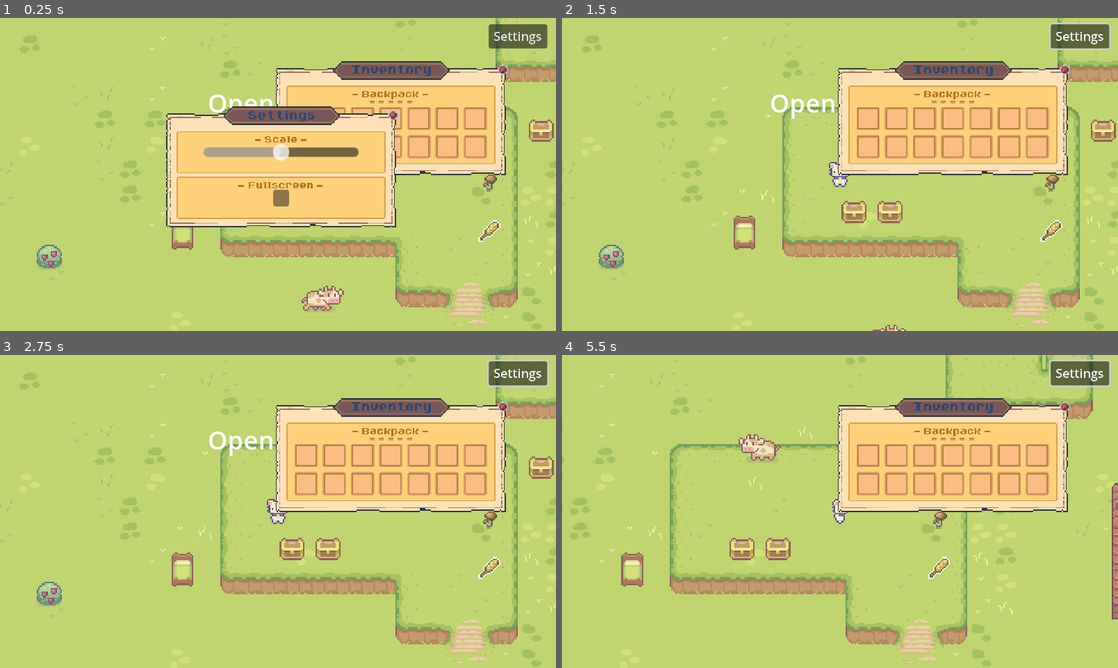
Above: before the commit, frames 1-4 (two rows, left to right).
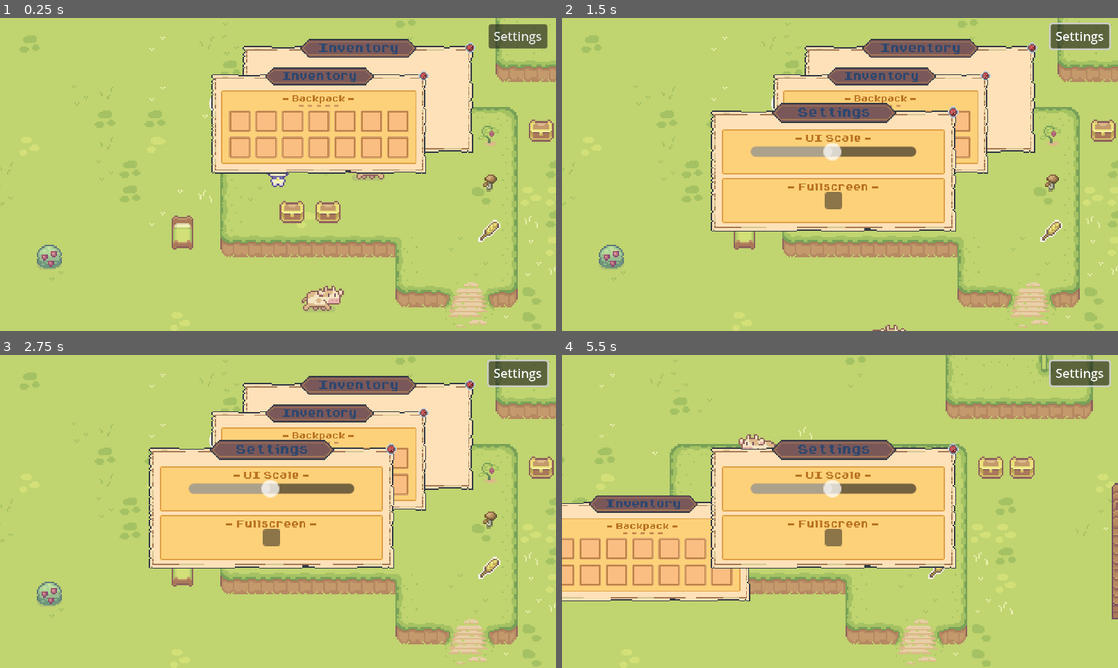
Above: after the commit, the same moments.

Repository: kawaiibats/tacobat
Game: Godot game, scene res://scenes/master.tscn
The game is run twice, just before and just after one commit, with the same random seed, the same clock (stepped at 60 frames per second) and the same inputs. Sound files missing from this copy of the repository are replaced by a short silence.
Inputs (mouse positions are in pixels of both pictures, inside the frame that each line leads up to):
- Up to frame 1 (0.25 s): no input
- Up to frame 2 (1.5 s): click "Settings" at 0.5 s; drag from (612, 255) to (840, 174) at 1.27 s
- Up to frame 3 (2.75 s): drag from (305, 455) to (294, 549) at 2.02 s
- Up to frame 4 (5.5 s): move the mouse to (895, 455) at 2.77 s; press the mouse at (895, 455) at 2.78 s; hold D (right) 2.78-3.5 s; tap F (interact) at 2.85 s; release the mouse at (895, 455) at 3.5 s; drag from (923, 455) to (840, 511) at 3.52 s; drag from (951, 455) to (739, 549) at 4.27 s; drag from (979, 455) to (739, 549) at 5.02 s

The runs differ from the first frame. In frame 1, 26% of the frame differs, in the area x 29-92%, y 6-67%; in frame 2, 28%; in frame 3, 28%; in frame 4, 36%, in the area x 0-92%, y 13-79%.

Commit message:
draggable ui windows wip 1/?
some windows can be dragged around. may introduce new issues

Diff:
--- a/components/inventory/inventory_container.gd
+++ b/components/inventory/inventory_container.gd
@@ -1,4 +1,4 @@
-extends NinePatchRect
+extends Draggable_Control
 
 var print_debug = false
 
--- a/components/inventory/inventory_container.tscn
+++ b/components/inventory/inventory_container.tscn
@@ -19,6 +19,7 @@
 offset_right = 259.0
 offset_bottom = 149.0
 size_flags_vertical = 4
+mouse_filter = 1
 texture = ExtResource("1_5vgfe")
 region_rect = Rect2(768, 64, 48, 48)
 patch_margin_left = 5
@@ -38,6 +39,7 @@
 offset_right = 49.5
 offset_bottom = 10.0
 grow_horizontal = 2
+mouse_filter = 1
 texture = ExtResource("1_5vgfe")
 region_rect = Rect2(80, 304, 32, 16)
 patch_margin_left = 7
@@ -80,6 +82,8 @@
 offset_top = 15.0
 offset_right = 187.0
 offset_bottom = 58.0
+mouse_filter = 0
 theme_override_constants/separation = 3
 
+[connection signal="gui_input" from="." to="." method="_on_gui_input"]
 [connection signal="pressed" from="close_button" to="." method="_on_close_button_pressed"]
--- a/components/inventory/inventory_player.gd
+++ b/components/inventory/inventory_player.gd
@@ -1,4 +1,4 @@
-extends Scale_Control
+extends Draggable_Control
 
 var print_debug = false
 
--- a/components/inventory/inventory_player.tscn
+++ b/components/inventory/inventory_player.tscn
@@ -8,6 +8,9 @@
 script = ExtResource("2_5261l")
 inventory_path = NodePath("inventory_container/inventory")
 
+[node name="inventory_container" parent="." index="2"]
+mouse_filter = 0
+
 [node name="inventory" parent="inventory_container" index="0" instance=ExtResource("3_bpnd6")]
 layout_mode = 2
 inventory_name = "Backpack"
--- a/components/inventory/items/item.gd
+++ b/components/inventory/items/item.gd
@@ -2,6 +2,7 @@
 
 @export var id : String
 @export var item_name : String
+
 
 func pick_item():
 	mouse_filter = Control.MOUSE_FILTER_IGNORE
--- a/scenes/master.tscn
+++ b/scenes/master.tscn
@@ -31,37 +31,66 @@
 anchor_bottom = 1.0
 grow_horizontal = 2
 grow_vertical = 2
+scale = Vector2(1, 0.998363)
 
-[node name="inventory_container" parent="ui/ui_container" instance=ExtResource("3_bsu4f")]
-visible = false
+[node name="windows" type="Control" parent="ui/ui_container"]
 layout_mode = 1
 anchors_preset = 8
 anchor_left = 0.5
 anchor_top = 0.5
 anchor_right = 0.5
 anchor_bottom = 0.5
-offset_left = -98.0
-offset_top = -45.5
-offset_right = 98.0
-offset_bottom = 45.5
+offset_left = -20.0
+offset_top = -20.0
+offset_right = 20.0
+offset_bottom = 20.0
 grow_horizontal = 2
 grow_vertical = 2
-scale = Vector2(0.75, 0.75)
 
-[node name="inventory_player" parent="ui/ui_container" instance=ExtResource("4_8d7eg")]
+[node name="settings" parent="ui/ui_container/windows" instance=ExtResource("7_vcl2h")]
+visible = false
+top_level = true
+layout_mode = 1
+anchors_preset = -1
+anchor_left = 0.486
+anchor_top = 0.488
+anchor_right = 0.486
+anchor_bottom = 0.488
+offset_left = -77.12
+offset_top = -38.9
+offset_right = 118.88
+offset_bottom = 58.1
+scale = Vector2(0.8, 0.8)
+
+[node name="inventory_container" parent="ui/ui_container/windows" instance=ExtResource("3_bsu4f")]
 layout_mode = 1
 anchors_preset = 8
 anchor_left = 0.5
 anchor_top = 0.5
 anchor_right = 0.5
 anchor_bottom = 0.5
-offset_left = -2.0
-offset_top = -68.0
-offset_right = 194.0
-offset_bottom = 23.0
+offset_left = -23.0
+offset_top = -82.4802
+offset_right = 173.0
+offset_bottom = 8.51978
 grow_horizontal = 2
 grow_vertical = 2
 scale = Vector2(0.75, 0.75)
+
+[node name="inventory_player" parent="ui/ui_container/windows" instance=ExtResource("4_8d7eg")]
+layout_mode = 1
+anchors_preset = 8
+anchor_left = 0.5
+anchor_top = 0.5
+anchor_right = 0.5
+anchor_bottom = 0.5
+offset_left = -43.0
+offset_top = -64.4507
+offset_right = 153.0
+offset_bottom = 26.5493
+grow_horizontal = 2
+grow_vertical = 2
+scale = Vector2(0.7, 0.7)
 
 [node name="item_in_hand" type="Control" parent="ui/ui_container"]
 top_level = true
@@ -73,25 +102,11 @@
 
 [node name="item_info" parent="ui/ui_container" instance=ExtResource("5_b3xb5")]
 visible = false
+layout_mode = 0
 offset_left = 16.0
 offset_top = 22.0
 offset_right = 130.0
 offset_bottom = 75.0
-
-[node name="settings" parent="ui/ui_container" instance=ExtResource("7_vcl2h")]
-layout_mode = 1
-anchors_preset = 8
-anchor_left = 0.5
-anchor_top = 0.5
-anchor_right = 0.5
-anchor_bottom = 0.5
-offset_left = -72.0
-offset_top = -39.0
-offset_right = 124.0
-offset_bottom = 58.0
-grow_horizontal = 2
-grow_vertical = 2
-scale = Vector2(0.75, 0.75)
 
 [node name="buttons" type="Control" parent="ui/ui_container"]
 layout_mode = 3
@@ -117,7 +132,7 @@
 text = "Settings
 "
 script = ExtResource("4_0tdh4")
-settings_path = NodePath("../../settings")
+settings_path = NodePath("../../windows/settings")
 
 [node name="testScaleWIP2" type="Button" parent="ui/ui_container/buttons"]
 visible = false
--- /dev/null
+++ b/ui/draggable_control.gd
@@ -0,0 +1,30 @@
+class_name Draggable_Control extends Scale_Control
+
+
+var dragging : bool = false
+var offset : Vector2
+
+
+
+#func _ready():
+	#gui_input.connect(self._on_gui_input)
+
+
+func _process( delta ):
+	if dragging:
+		position = get_viewport().get_mouse_position() - offset
+
+
+func _on_gui_input( event : InputEvent ):
+	print(" on gui input !")
+
+	if !dragging and event.is_action_pressed( "primaryClick" ):
+		print("dragging clicked!")
+		var mouse_pos = get_viewport().get_mouse_position()
+		offset = mouse_pos - position
+		dragging = true
+		get_viewport().set_input_as_handled()
+
+	if dragging and event.is_action_released( "primaryClick" ):
+		dragging = false
+		get_viewport().set_input_as_handled()
--- a/ui/settings.gd
+++ b/ui/settings.gd
@@ -11,8 +11,10 @@
 
 func settingsGUI():
 	if (visible):
+		print("hideme")
 		hide()
 	else:
+		print("showme")
 		show()
 
 
--- a/ui/settings.tscn
+++ b/ui/settings.tscn
@@ -19,10 +19,17 @@
 font_color = Color(0.729412, 0.45098, 0.137255, 1)
 
 [node name="settings" type="NinePatchRect"]
-offset_left = 63.0
-offset_top = 58.0
-offset_right = 259.0
-offset_bottom = 155.0
+anchors_preset = 8
+anchor_left = 0.5
+anchor_top = 0.5
+anchor_right = 0.5
+anchor_bottom = 0.5
+offset_left = -98.0
+offset_top = -48.5
+offset_right = 98.0
+offset_bottom = 48.5
+grow_horizontal = 2
+grow_vertical = 2
 size_flags_vertical = 4
 texture = ExtResource("1_ls8o3")
 region_rect = Rect2(768, 64, 48, 48)
@@ -107,7 +114,7 @@
 offset_right = 431.0
 offset_bottom = 29.0
 scale = Vector2(0.4, 0.4)
-text = "- Scale -"
+text = "- UI Scale -"
 label_settings = SubResource("LabelSettings_33m2r")
 horizontal_alignment = 1
 
@@ -123,10 +130,10 @@
 offset_bottom = 8.0
 grow_horizontal = 2
 grow_vertical = 2
-min_value = 0.5
-max_value = 1.5
+min_value = 0.4
+max_value = 1.0
 step = 0.1
-value = 1.0
+value = 0.7
 
 [node name="fullscreen" type="NinePatchRect" parent="setting_list"]
 custom_minimum_size = Vector2(0, 36)
Not shown, changed: credits.txt
